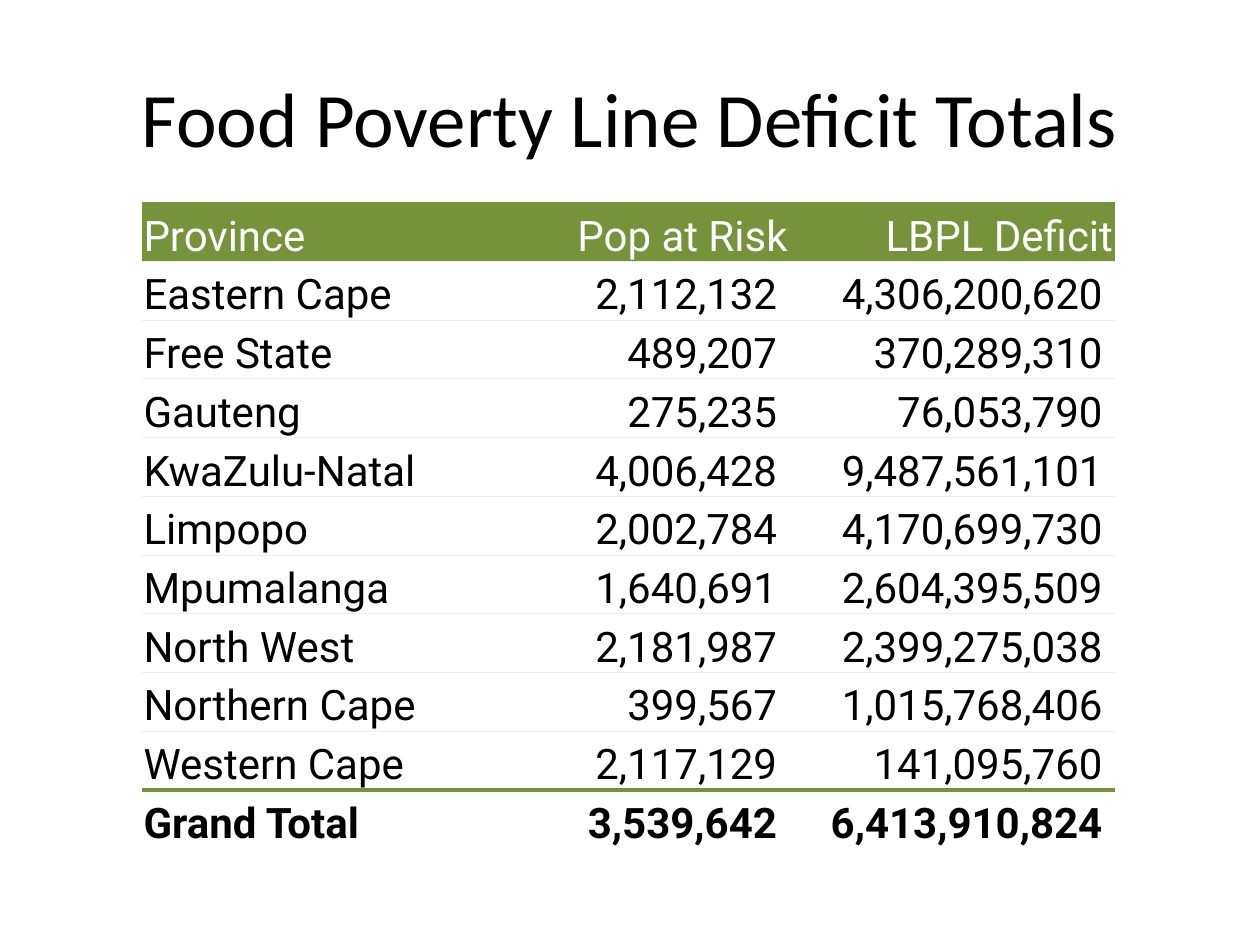
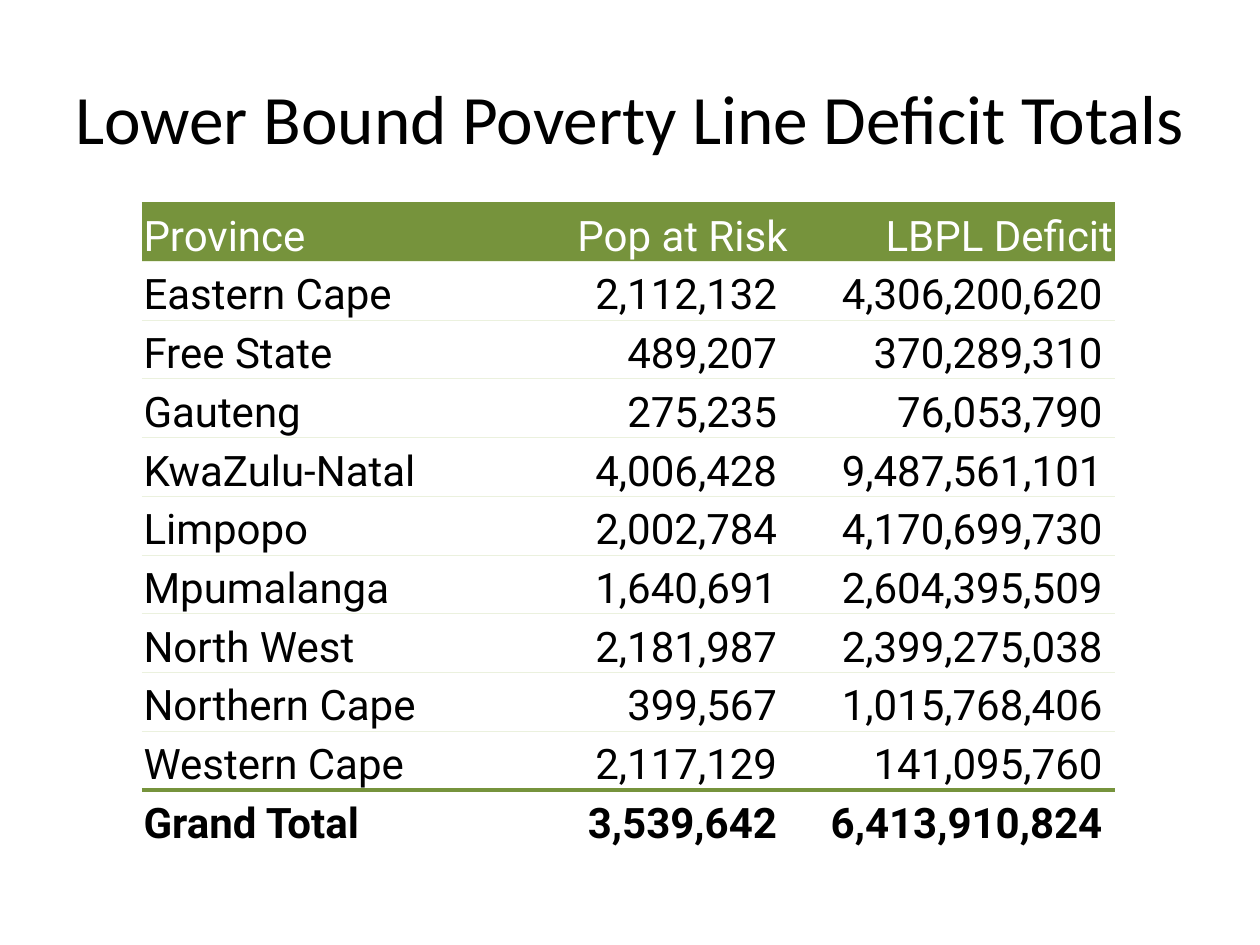
Before and after one commit to chezearth-personal/HEA-Analysis-ZA-2016, a slide deck: slide 33 of report/nofa_presentation-sadc.pptx. Drawn at 1260x945 pixels with LibreOffice and Linux fonts; fonts in the diff are those of the drawing. Boxes give left, top, right and bottom in pixels: in the first picture for what was removed or moved away, otherwise in the second. Text is boxed around its words. In the diff, an @@ line names an element or a change of style, - is before the commit and + after.

```diff
--- a/report/nofa_presentation-sadc.pptx
+++ b/report/nofa_presentation-sadc.pptx
@@ title at box(75, 96, 1184, 156): text changed; size 44 to 39.6 pt @@
-Food Poverty Line Deficit Totals
+Lower Bound Poverty Line Deficit Totals
```
Also in this commit, not shown: 1 other slide changed, 2 other files.
